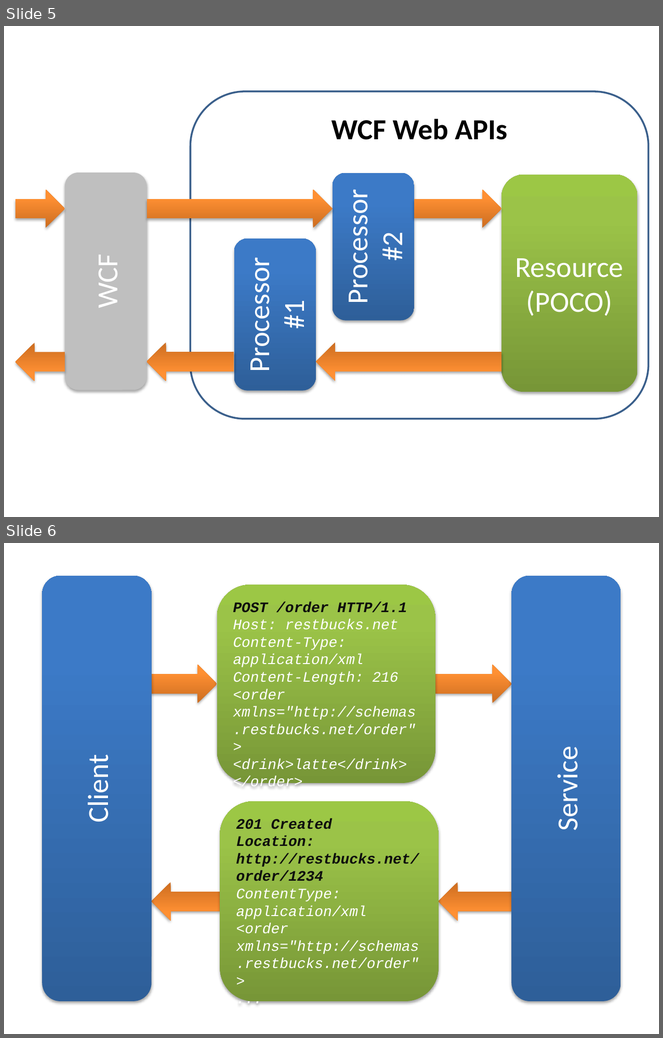
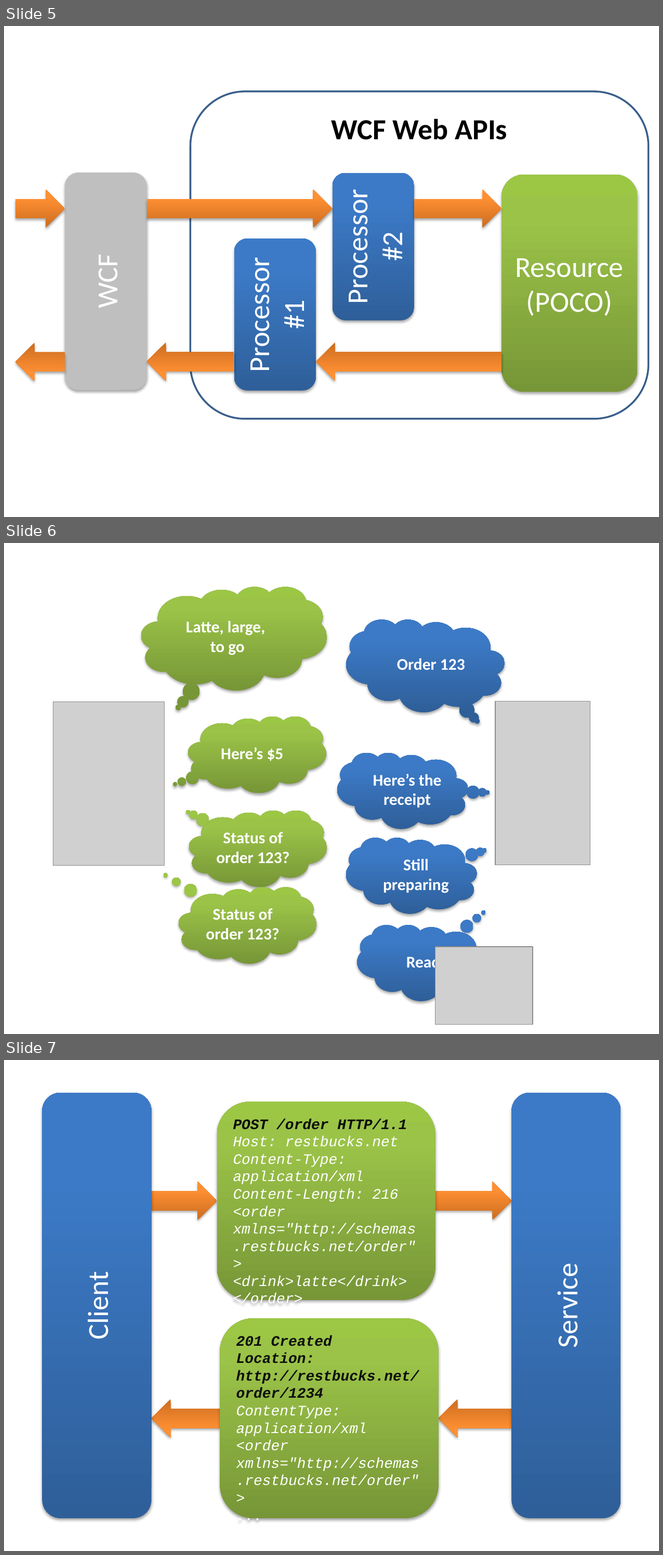
Before and after one commit to SzymonPobiega/restbucks-wcf, a slide deck: src/Restbucks.Site/Downloads/REST.pptx. Shown one above the other, each under a label of ours: slides 5 and 6 before the commit, slides 5, 6 and 7 after it. The pictures are 663x1038 and 663x1555 pixels, drawn with LibreOffice and Linux fonts; fonts in the diff are those of the drawing; grey boxes stand for pictures. Boxes give left, top, right and bottom in pixels: in the first picture for what was removed or moved away, otherwise in the second. Text is boxed around its words. In the diff, an @@ line names an element or a change of style, - is before the commit and + after.

```diff
--- a/src/Restbucks.Site/Downloads/REST.pptx
+++ b/src/Restbucks.Site/Downloads/REST.pptx
@@ slide 6 added at (x1=4, y1=543, x2=659, y2=1034), background #FFFFFF @@
@@ thought cloud added at (x1=142, y1=587, x2=327, y2=691), fill gradient #779737 to #9BC348 to #9DC746, 18 pt, text #FFFFFF, bold @@
+Latte, large,
+to go
@@ thought cloud added at (x1=347, y1=619, x2=505, y2=713), fill gradient #2F5F99 to #3D7CC7 to #3A7CCB, 18 pt, text #FFFFFF, bold @@
+Order 123
@@ picture added at (x1=53, y1=702, x2=165, y2=865) @@
@@ picture added at (x1=495, y1=702, x2=591, y2=865) @@
@@ thought cloud added at (x1=188, y1=717, x2=326, y2=793), fill gradient #779737 to #9BC348 to #9DC746, 18 pt, text #FFFFFF, bold @@
+Here’s $5
@@ thought cloud added at (x1=337, y1=753, x2=468, y2=828), fill gradient #2F5F99 to #3D7CC7 to #3A7CCB, 18 pt, text #FFFFFF, bold @@
+Here’s the receipt
@@ thought cloud added at (x1=189, y1=810, x2=327, y2=887), fill gradient #779737 to #9BC348 to #9DC746, 18 pt, text #FFFFFF, bold @@
+Status of order 123?
@@ thought cloud added at (x1=346, y1=838, x2=477, y2=914), fill gradient #2F5F99 to #3D7CC7 to #3A7CCB, 18 pt, text #FFFFFF, bold @@
+Still preparing
@@ thought cloud added at (x1=179, y1=887, x2=317, y2=964), fill gradient #779737 to #9BC348 to #9DC746, 18 pt, text #FFFFFF, bold @@
+Status of order 123?
@@ thought cloud added at (x1=357, y1=925, x2=488, y2=1001), fill gradient #2F5F99 to #3D7CC7 to #3A7CCB, 18 pt, text #FFFFFF, bold @@
+Ready
@@ picture added at (x1=435, y1=947, x2=533, y2=1025) @@
@@ what was slide 6 is now slide 7 @@
```
Also in this commit, not shown: 1 slide changed, 1 other slide added, 2 other files.
